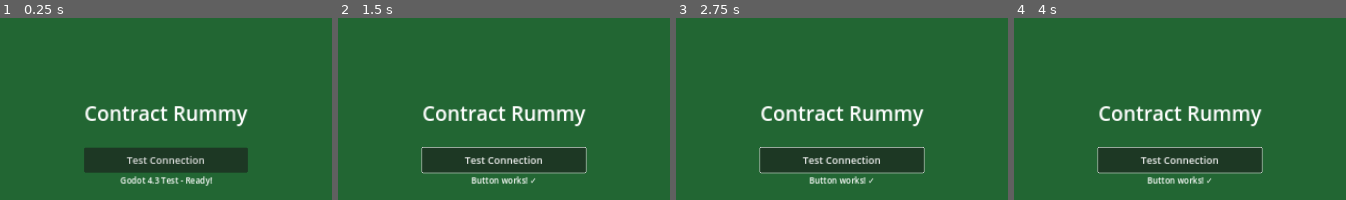
Above: before the commit, frames 1-4 (left to right).
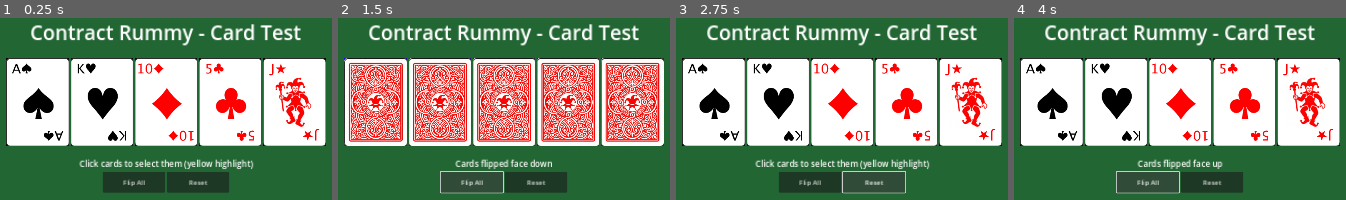
Above: after the commit, the same moments.

Repository: ELymar/ContractRummy
Game: Godot game, scene res://scenes/main/Main.tscn
Two runs of this game, one before a commit and one after it. Both use one fixed random seed, a clock stepped at 60 frames per second and the inputs below.
Inputs (mouse positions are in pixels of both pictures, inside the frame that each line leads up to):
- Up to frame 1 (0.25 s): no input
- Up to frame 2 (1.5 s): click (504, 159) at 0.5 s, where only the run before the commit has a clickable "Test Connection"; click (470, 181) at 1.25 s, where only the run after the commit has a clickable "Flip All"
- Up to frame 3 (2.75 s): click (875, 181) at 2 s, where only the run after the commit has a clickable "Reset"
- Up to frame 4 (4 s): click (1146, 181) at 2.75 s, where only the run after the commit has a clickable "Flip All"; click (1146, 181) at 3.5 s, where only the run after the commit has a clickable "Flip All"

The runs differ from the first frame. In frame 1, 59% of the frame differs, in the area x 1-99%, y 3-97%; in frame 2, 60%; in frame 3, 60%; in frame 4, 60%.

Commit message:
test scene with card selection

Diff:
--- /dev/null
+++ b/ui/scenes/card/Card.gd
@@ -0,0 +1,109 @@
+extends Control
+class_name Card
+
+# Card data
+var suit: String = ""  # "spades", "hearts", "diamonds", "clubs"
+var rank: String = ""  # "A", "2"-"10", "J", "Q", "K"
+var is_joker: bool = false
+var is_face_up: bool = true
+var card_uuid: String = ""  # UUID from server
+
+# Visual state
+var is_selected: bool = false
+var is_dragging: bool = false
+
+# Card dimensions (matches your assets)
+const CARD_WIDTH = 150
+const CARD_HEIGHT = 210
+
+@onready var card_sprite: TextureRect = $CardSprite
+@onready var selection_highlight: ColorRect = $SelectionHighlight
+
+signal card_clicked(card: Card)
+signal card_selected(card: Card)
+signal card_deselected(card: Card)
+
+func _ready():
+	custom_minimum_size = Vector2(CARD_WIDTH, CARD_HEIGHT)
+	selection_highlight.visible = false
+	update_card_visual()
+
+func setup(p_suit: String, p_rank: String, p_uuid: String = ""):
+	"""Initialize card with suit and rank"""
+	suit = p_suit
+	rank = p_rank
+	card_uuid = p_uuid
+	is_joker = false
+	update_card_visual()
+
+func setup_joker(p_uuid: String = ""):
+	"""Initialize as a joker card"""
+	is_joker = true
+	card_uuid = p_uuid
+	update_card_visual()
+
+func set_face_up(face_up: bool):
+	"""Flip card face up or down"""
+	is_face_up = face_up
+	update_card_visual()
+
+func update_card_visual():
+	"""Update the card sprite based on current state"""
+	if not is_inside_tree() or not card_sprite:
+		return
+
+	var texture_path: String
+
+	if not is_face_up:
+		# Show card back
+		texture_path = "res://assets/cards/back.png"
+	elif is_joker:
+		# Show joker
+		texture_path = "res://assets/cards/joker.png"
+	else:
+		# Show card face (e.g., "A_spades.png")
+		texture_path = "res://assets/cards/%s_%s.png" % [rank, suit]
+
+	# Load and set texture
+	var texture = load(texture_path)
+	if texture:
+		card_sprite.texture = texture
+	else:
+		push_error("Failed to load card texture: " + texture_path)
+
+func set_selected(selected: bool):
+	"""Set selection state"""
+	is_selected = selected
+	selection_highlight.visible = selected
+
+	if selected:
+		card_selected.emit(self)
+	else:
+		card_deselected.emit(self)
+
+func toggle_selection():
+	"""Toggle selection state"""
+	set_selected(not is_selected)
+
+func _gui_input(event):
+	"""Handle input events on the card"""
+	if event is InputEventMouseButton:
+		if event.button_index == MOUSE_BUTTON_LEFT and event.pressed:
+			card_clicked.emit(self)
+			toggle_selection()
+			accept_event()
+
+func get_card_name() -> String:
+	"""Get human-readable card name"""
+	if is_joker:
+		return "Joker"
+	return "%s of %s" % [rank, suit.capitalize()]
+
+func to_dict() -> Dictionary:
+	"""Convert card to dictionary (for sending to server)"""
+	return {
+		"suit": suit,
+		"rank": rank,
+		"isJoker": is_joker,
+		"uuid": card_uuid
+	}
--- /dev/null
+++ b/ui/scenes/card/Card.tscn
@@ -0,0 +1,29 @@
+[gd_scene load_steps=2 format=3 uid="uid://c8q6vx4fqwk3r"]
+
+[ext_resource type="Script" path="res://scenes/card/Card.gd" id="1_card"]
+
+[node name="Card" type="Control"]
+custom_minimum_size = Vector2(150, 210)
+layout_mode = 3
+anchors_preset = 0
+script = ExtResource("1_card")
+
+[node name="CardSprite" type="TextureRect" parent="."]
+layout_mode = 1
+anchors_preset = 15
+anchor_right = 1.0
+anchor_bottom = 1.0
+grow_horizontal = 2
+grow_vertical = 2
+stretch_mode = 5
+
+[node name="SelectionHighlight" type="ColorRect" parent="."]
+visible = false
+layout_mode = 1
+anchors_preset = 15
+anchor_right = 1.0
+anchor_bottom = 1.0
+grow_horizontal = 2
+grow_vertical = 2
+mouse_filter = 2
+color = Color(1, 1, 0, 0.3)
--- a/ui/scenes/main/Main.gd
+++ b/ui/scenes/main/Main.gd
@@ -1,11 +1,86 @@
 extends Control
 
-@onready var status_label = $CenterContainer/VBoxContainer/StatusLabel
+# Preload the Card scene
+const CardScene = preload("res://scenes/card/Card.tscn")
+
+@onready var card_container = $VBoxContainer/CardContainer
+@onready var info_label = $VBoxContainer/InfoLabel
+
+var cards: Array[Card] = []
+var cards_face_up: bool = true
 
 func _ready():
-	print("Contract Rummy - Main scene loaded")
-	status_label.text = "Godot 4.3 Test - Ready!"
+	print("Contract Rummy - Card Test Scene")
+	create_test_cards()
 
-func _on_test_button_pressed():
-	print("Test button pressed")
-	status_label.text = "Button works! ✓"
+func create_test_cards():
+	"""Create a few test cards to display"""
+	# Clear existing cards
+	for card in cards:
+		card.queue_free()
+	cards.clear()
+
+	# Test cards: Ace of Spades, King of Hearts, 10 of Diamonds, Joker, Card Back
+	var test_data = [
+		{"suit": "spades", "rank": "A"},
+		{"suit": "hearts", "rank": "K"},
+		{"suit": "diamonds", "rank": "10"},
+		{"suit": "clubs", "rank": "5"},
+		{"joker": true}
+	]
+
+	for data in test_data:
+		var card = CardScene.instantiate() as Card
+		card_container.add_child(card)
+
+		if data.has("joker"):
+			card.setup_joker()
+		else:
+			card.setup(data.suit, data.rank)
+
+		card.set_face_up(true)
+
+		# Connect card signals
+		card.card_clicked.connect(_on_card_clicked)
+		card.card_selected.connect(_on_card_selected)
+		card.card_deselected.connect(_on_card_deselected)
+
+		cards.append(card)
+
+	info_label.text = "Click cards to select them (yellow highlight)"
+
+func _on_card_clicked(card: Card):
+	print("Card clicked: ", card.get_card_name())
+
+func _on_card_selected(card: Card):
+	print("Card selected: ", card.get_card_name())
+	update_info_label()
+
+func _on_card_deselected(card: Card):
+	print("Card deselected: ", card.get_card_name())
+	update_info_label()
+
+func update_info_label():
+	var selected_count = 0
+	for card in cards:
+		if card.is_selected:
+			selected_count += 1
+
+	if selected_count == 0:
+		info_label.text = "Click cards to select them"
+	else:
+		info_label.text = "%d card(s) selected" % selected_count
+
+func _on_flip_button_pressed():
+	print("Flipping all cards")
+	cards_face_up = not cards_face_up
+
+	for card in cards:
+		card.set_face_up(cards_face_up)
+
+	info_label.text = "Cards flipped " + ("face up" if cards_face_up else "face down")
+
+func _on_reset_button_pressed():
+	print("Resetting cards")
+	create_test_cards()
+	cards_face_up = true
--- a/ui/scenes/main/Main.tscn
+++ b/ui/scenes/main/Main.tscn
@@ -20,37 +20,57 @@
 grow_vertical = 2
 color = Color(0.133333, 0.4, 0.2, 1)
 
-[node name="CenterContainer" type="CenterContainer" parent="."]
+[node name="VBoxContainer" type="VBoxContainer" parent="."]
 layout_mode = 1
-anchors_preset = 15
-anchor_right = 1.0
-anchor_bottom = 1.0
+anchors_preset = 8
+anchor_left = 0.5
+anchor_top = 0.5
+anchor_right = 0.5
+anchor_bottom = 0.5
+offset_left = -400.0
+offset_top = -300.0
+offset_right = 400.0
+offset_bottom = 300.0
 grow_horizontal = 2
 grow_vertical = 2
 
-[node name="VBoxContainer" type="VBoxContainer" parent="CenterContainer"]
+[node name="TitleLabel" type="Label" parent="VBoxContainer"]
+layout_mode = 2
+theme_override_font_sizes/font_size = 48
+text = "Contract Rummy - Card Test"
+horizontal_alignment = 1
+
+[node name="Spacer" type="Control" parent="VBoxContainer"]
+custom_minimum_size = Vector2(0, 20)
 layout_mode = 2
 
-[node name="TitleLabel" type="Label" parent="CenterContainer/VBoxContainer"]
+[node name="CardContainer" type="HBoxContainer" parent="VBoxContainer"]
 layout_mode = 2
-theme_override_font_sizes/font_size = 48
-text = "Contract Rummy"
+alignment = 1
+
+[node name="Spacer2" type="Control" parent="VBoxContainer"]
+custom_minimum_size = Vector2(0, 20)
+layout_mode = 2
+
+[node name="InfoLabel" type="Label" parent="VBoxContainer"]
+layout_mode = 2
+theme_override_font_sizes/font_size = 20
+text = "Click cards to select them"
 horizontal_alignment = 1
 
-[node name="Spacer" type="Control" parent="CenterContainer/VBoxContainer"]
-custom_minimum_size = Vector2(0, 40)
+[node name="ButtonContainer" type="HBoxContainer" parent="VBoxContainer"]
 layout_mode = 2
+alignment = 1
 
-[node name="TestButton" type="Button" parent="CenterContainer/VBoxContainer"]
-custom_minimum_size = Vector2(300, 60)
+[node name="FlipButton" type="Button" parent="VBoxContainer/ButtonContainer"]
+custom_minimum_size = Vector2(150, 50)
 layout_mode = 2
-theme_override_font_sizes/font_size = 24
-text = "Test Connection"
+text = "Flip All"
 
-[node name="StatusLabel" type="Label" parent="CenterContainer/VBoxContainer"]
+[node name="ResetButton" type="Button" parent="VBoxContainer/ButtonContainer"]
+custom_minimum_size = Vector2(150, 50)
 layout_mode = 2
-theme_override_font_sizes/font_size = 20
-text = "Ready"
-horizontal_alignment = 1
+text = "Reset"
 
-[connection signal="pressed" from="CenterContainer/VBoxContainer/TestButton" to="." method="_on_test_button_pressed"]
+[connection signal="pressed" from="VBoxContainer/ButtonContainer/FlipButton" to="." method="_on_flip_button_pressed"]
+[connection signal="pressed" from="VBoxContainer/ButtonContainer/ResetButton" to="." method="_on_reset_button_pressed"]
Not shown, changed: TODO.md
